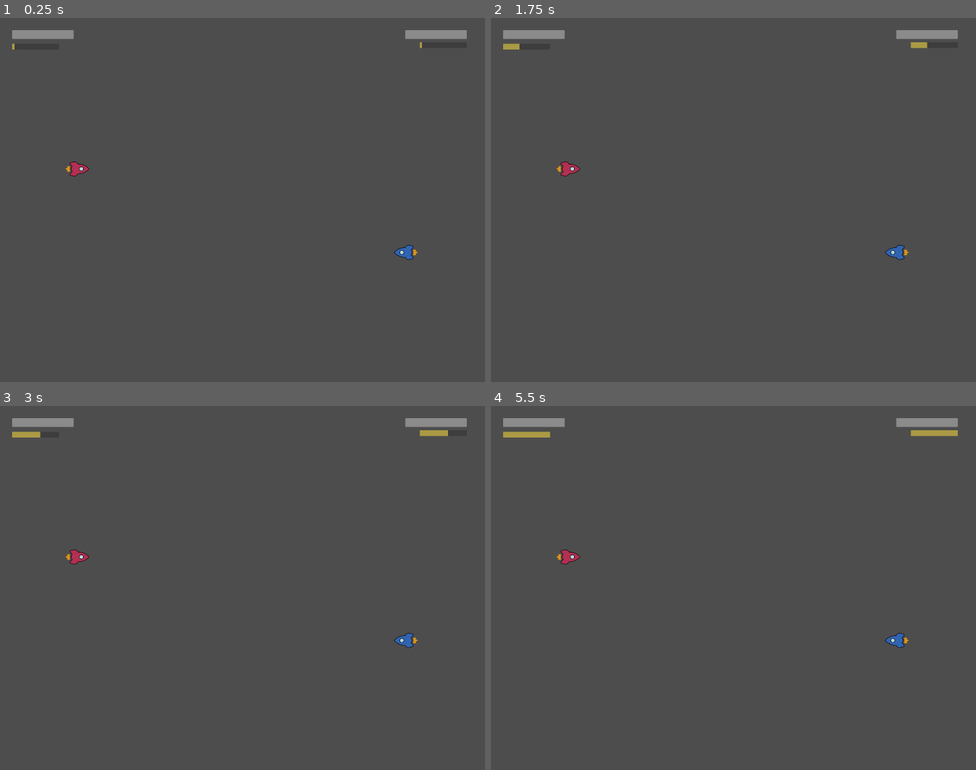
Above: before the commit, frames 1-4 (two rows, left to right).
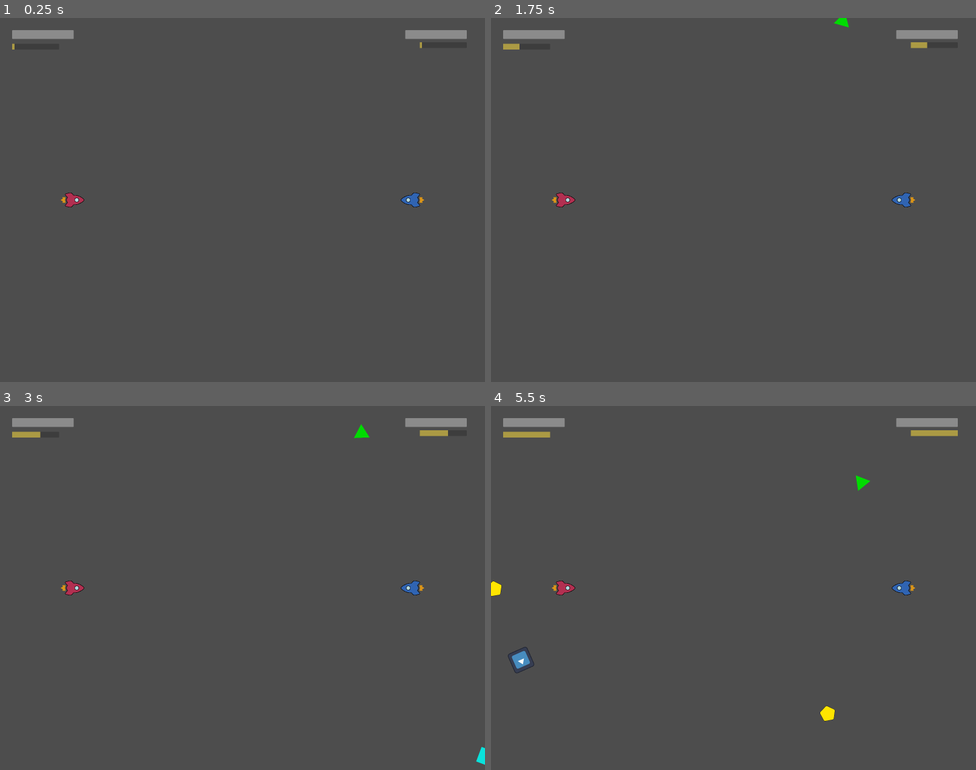
Above: after the commit, the same moments.

Repository: RajwolChapagain/Arcade-Game
Game: Godot game, scene res://main.tscn
Same seed, same stepped clock (60 frames per second), same inputs: the game is played once before the commit and once after it. The engine's default icon, where the game draws it, is replaced by a stand-in: a white triangle on a blue panel in a dark square.
Inputs:
- Up to frame 1 (0.25 s): no input
- Up to frame 2 (1.75 s): tap Enter at 0.5 s; tap Space at 1.25 s
- Up to frame 3 (3 s): tap Enter at 2.75 s
- Up to frame 4 (5.5 s): no input

The runs differ from the first frame. In frame 1, 0.5% of the frame differs, in the area x 12-88%, y 39-67%; in frame 2, 0.5%; in frame 3, 0.6%; in frame 4, 0.9%, in the area x 0-88%, y 19-87%.

Commit message:
Make powerup_component only scan layer 1

Diff:
--- a/bullet/bullet.gd
+++ b/bullet/bullet.gd
@@ -21,8 +21,7 @@
 func _on_visible_on_screen_notifier_2d_screen_exited():
 	if is_in_ring:
 		return
-
 	queue_free()
 
-func on_hit(_damage):
+func on_hit(_damage): #Useful when super destroys bullet
 	queue_free()
--- a/main.gd
+++ b/main.gd
@@ -18,13 +18,13 @@
 	var offset = 80
 	$Spawner.set_path_points(Vector2(-2000 - offset, -1500 - offset), Vector2(2000 + offset, -1500 - offset), Vector2(2000 + offset, 1500 + offset), Vector2(-2000 - offset, 1500 + offset))
 
-	randomize()
-	var randX = randi_range(0, 100)
-	var randY = randi_range(-1000, 1000)
-	$Ship.position += Vector2(randX, randY)
-	randX = randi_range(0, -1000)
-	randY = randi_range(-1000, 1000)
-	$Ship2.position += Vector2(randX, randY)
+#	randomize()
+#	var randX = randi_range(0, 100)
+#	var randY = randi_range(-1000, 1000)
+#	$Ship.position += Vector2(randX, randY)
+#	randX = randi_range(0, -1000)
+#	randY = randi_range(-1000, 1000)
+#	$Ship2.position += Vector2(randX, randY)
 
 func _physics_process(_delta):
 	update_bullet_ring_position()
@@ -33,9 +33,6 @@
 	var bullet = bullet_scene.instantiate()
 	bullet.global_position = location
 	bullet.set_direction(direction)
-#	bullet.set_collision_layer_value(shared_bullet_layer, true)
-#	bullet.set_collision_layer_value($Ship.ONLY_SHIP1_BULLET_LAYER, true)
-#	bullet.set_collision_mask_value(bullet_layer_mask, true)
 	bullet.owner_player = 1
 	add_child(bullet)
 
@@ -43,9 +40,6 @@
 	var bullet = bullet_scene.instantiate()
 	bullet.global_position = location
 	bullet.set_direction(direction)
-#	bullet.set_collision_layer_value($Ship2.ONLY_SHIP2_BULLET_LAYER, true)
-#	bullet.set_collision_mask_value(bullet_layer_mask, true)
-#	bullet.set_collision_mask_value(shared_bullet_layer, true)
 	bullet.owner_player = 2
 	add_child(bullet)
 
--- a/powerups/powerup_component.tscn
+++ b/powerups/powerup_component.tscn
@@ -8,7 +8,6 @@
 
 [node name="PowerupComponent" type="Area2D"]
 collision_layer = 0
-collision_mask = 27
 script = ExtResource("1_vol8q")
 
 [node name="Sprite2D" type="Sprite2D" parent="."]
--- a/powerups/spawner.tscn
+++ b/powerups/spawner.tscn
@@ -14,7 +14,6 @@
 objects = [ExtResource("4_0yvf8"), ExtResource("2_e3ppi"), ExtResource("2_qvy86"), ExtResource("5_s6osl"), ExtResource("6_efj6k")]
 
 [node name="Timer" type="Timer" parent="."]
-wait_time = 10.0
 autostart = true
 
 [node name="Path2D" type="Path2D" parent="."]
--- a/ship/super.tscn
+++ b/ship/super.tscn
@@ -7,6 +7,7 @@
 size = Vector2(10000, 200)
 
 [node name="Super" type="Area2D"]
+collision_layer = 0
 script = ExtResource("1_lki54")
 
 [node name="Sprite2D" type="Sprite2D" parent="."]
